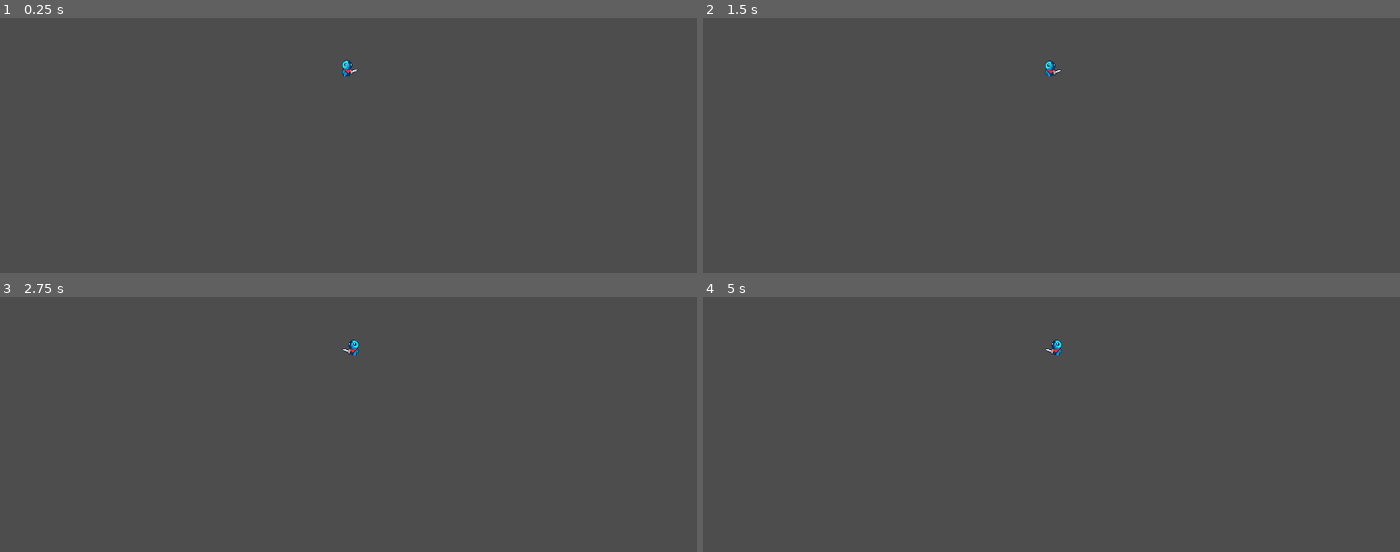
Above: before the commit, frames 1-4 (two rows, left to right).
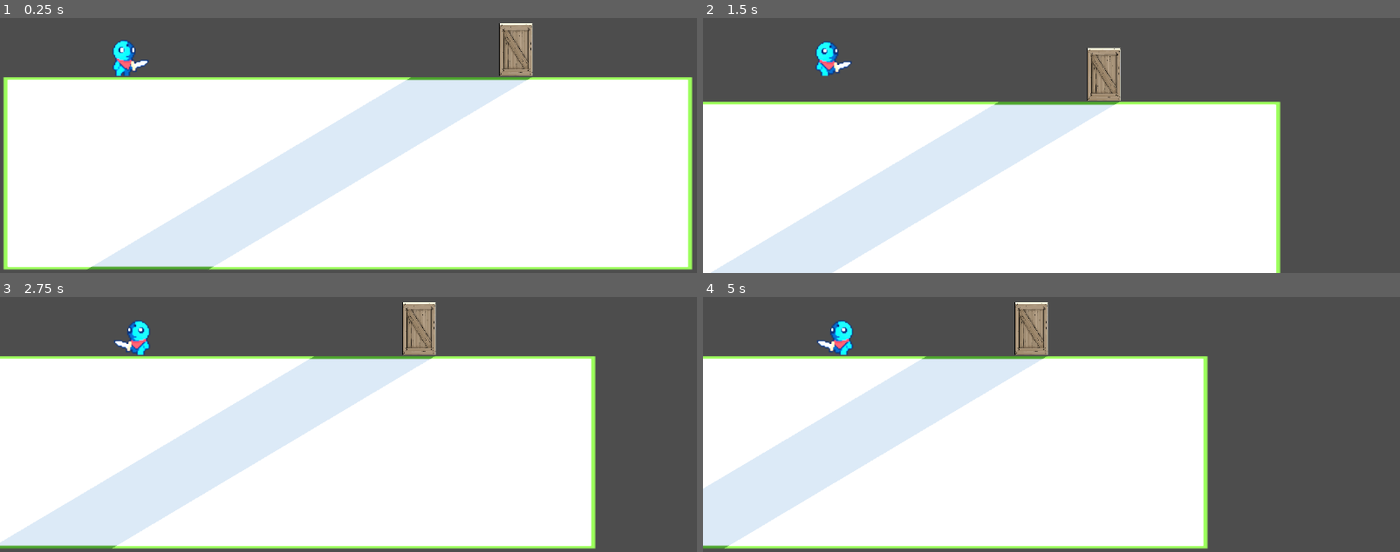
Above: after the commit, the same moments.

Repository: Emily-Random/Eclipsed
Game: Godot game, scene res://Main.tscn
The game is run twice, just before and just after one commit, with the same random seed, the same clock (stepped at 60 frames per second) and the same inputs.
Inputs:
- Up to frame 1 (0.25 s): no input
- Up to frame 2 (1.5 s): tap Enter (ui_accept) at 0.5, 0.6 s; hold Right (ui_right) from 0.53 s (still down); tap Space (Jump, bound only after the commit) at 0.77, 0.8, 1.07, 1.35 s
- Up to frame 3 (2.75 s): tap Space (Jump, bound only after the commit) at 1.52, 1.82, 2.3 s; tap Enter (ui_accept) at 1.55, 2.1 s; release Right (ui_right) at 2.03 s; hold Left (ui_left) from 2.03 s (still down)
- Up to frame 4 (5 s): release Left (ui_left) at 2.78 s; hold Right (ui_right) 2.78-4.28 s; tap Enter (ui_accept) at 2.85, 4.35 s; tap Space (Jump, bound only after the commit) at 3.02, 3.32, 3.6, 3.77, 4.07, 4.52, 4.82 s; hold Left (ui_left) from 4.28 s (still down)

The runs differ from the first frame. In frame 1, 76% of the frame differs, in the area x 0-100%, y 2-99%; in frame 2, 57%; in frame 3, 66%; in frame 4, 56%.

Commit message:
with basic shadow properties

Diff:
--- a/Main.tscn
+++ b/Main.tscn
@@ -1,10 +1,20 @@
-[gd_scene load_steps=21 format=3 uid="uid://cfranmff6d32s"]
+[gd_scene load_steps=74 format=3 uid="uid://cfranmff6d32s"]
 
 [ext_resource type="Script" path="res://player.gd" id="1_skho8"]
+[ext_resource type="Texture2D" uid="uid://bip7wonscssk4" path="res://assets/sprites/Player/3/Attack1.png" id="2_8ppd7"]
 [ext_resource type="Texture2D" uid="uid://pe7nyue8r3g" path="res://assets/sprites/Player/3/Idle.png" id="2_b4o70"]
+[ext_resource type="Texture2D" uid="uid://bspp5b52ulmib" path="res://assets/sprites/Player/3/Attack2.png" id="3_1i23s"]
 [ext_resource type="Texture2D" uid="uid://bkcvkxsfx5k5m" path="res://assets/sprites/Player/3/Walk.png" id="3_4oipf"]
+[ext_resource type="Texture2D" uid="uid://c1igee6286fnu" path="res://assets/sprites/object/box1.png" id="4_nwaxi"]
+[ext_resource type="Texture2D" uid="uid://dwa05peyho37e" path="res://assets/sprites/Player/3/Death.png" id="4_sq1ff"]
+[ext_resource type="Texture2D" uid="uid://cwvura0x1w42y" path="res://assets/sprites/Player/3/Hurt.png" id="5_d1eoo"]
+[ext_resource type="Texture2D" uid="uid://jxkit2nccp7h" path="res://assets/sprites/floor/floor_test_texture.png" id="5_i388n"]
+[ext_resource type="Texture2D" uid="uid://chqx4tx5s4o6o" path="res://assets/sprites/Player/3/Jump.png" id="7_kks01"]
+[ext_resource type="Texture2D" uid="uid://c3kiaufqh72yj" path="res://assets/sprites/Player/3/Run.png" id="8_5yuiv"]
+[ext_resource type="Texture2D" uid="uid://de0ukhk5xbvt6" path="res://assets/sprites/Player/3/Squat.png" id="9_grluw"]
 
 [sub_resource type="RectangleShape2D" id="RectangleShape2D_dyt3b"]
+size = Vector2(23.75, 35.5)
 
 [sub_resource type="Animation" id="Animation_2dfdn"]
 length = 0.001
@@ -19,6 +29,102 @@
 "walk": SubResource("Animation_lhkl7")
 }
 
+[sub_resource type="AtlasTexture" id="AtlasTexture_bc55e"]
+atlas = ExtResource("2_8ppd7")
+region = Rect2(0, 0, 42, 42)
+
+[sub_resource type="AtlasTexture" id="AtlasTexture_3nkqj"]
+atlas = ExtResource("2_8ppd7")
+region = Rect2(42, 0, 42, 42)
+
+[sub_resource type="AtlasTexture" id="AtlasTexture_dtx4s"]
+atlas = ExtResource("2_8ppd7")
+region = Rect2(84, 0, 42, 42)
+
+[sub_resource type="AtlasTexture" id="AtlasTexture_jriyv"]
+atlas = ExtResource("2_8ppd7")
+region = Rect2(126, 0, 42, 42)
+
+[sub_resource type="AtlasTexture" id="AtlasTexture_6nu8l"]
+atlas = ExtResource("2_8ppd7")
+region = Rect2(168, 0, 42, 42)
+
+[sub_resource type="AtlasTexture" id="AtlasTexture_1yl7s"]
+atlas = ExtResource("2_8ppd7")
+region = Rect2(210, 0, 42, 42)
+
+[sub_resource type="AtlasTexture" id="AtlasTexture_60uat"]
+atlas = ExtResource("3_1i23s")
+region = Rect2(0, 0, 42, 42)
+
+[sub_resource type="AtlasTexture" id="AtlasTexture_0vpo7"]
+atlas = ExtResource("3_1i23s")
+region = Rect2(42, 0, 42, 42)
+
+[sub_resource type="AtlasTexture" id="AtlasTexture_168q7"]
+atlas = ExtResource("3_1i23s")
+region = Rect2(84, 0, 42, 42)
+
+[sub_resource type="AtlasTexture" id="AtlasTexture_wlgso"]
+atlas = ExtResource("3_1i23s")
+region = Rect2(126, 0, 42, 42)
+
+[sub_resource type="AtlasTexture" id="AtlasTexture_s5un1"]
+atlas = ExtResource("3_1i23s")
+region = Rect2(168, 0, 42, 42)
+
+[sub_resource type="AtlasTexture" id="AtlasTexture_qumwq"]
+atlas = ExtResource("3_1i23s")
+region = Rect2(210, 0, 42, 42)
+
+[sub_resource type="AtlasTexture" id="AtlasTexture_10jdo"]
+atlas = ExtResource("4_sq1ff")
+region = Rect2(0, 0, 42, 42)
+
+[sub_resource type="AtlasTexture" id="AtlasTexture_5n7aw"]
+atlas = ExtResource("4_sq1ff")
+region = Rect2(42, 0, 42, 42)
+
+[sub_resource type="AtlasTexture" id="AtlasTexture_6s1rl"]
+atlas = ExtResource("4_sq1ff")
+region = Rect2(84, 0, 42, 42)
+
+[sub_resource type="AtlasTexture" id="AtlasTexture_evn8u"]
+atlas = ExtResource("4_sq1ff")
+region = Rect2(126, 0, 42, 42)
+
+[sub_resource type="AtlasTexture" id="AtlasTexture_4xkjq"]
+atlas = ExtResource("4_sq1ff")
+region = Rect2(168, 0, 42, 42)
+
+[sub_resource type="AtlasTexture" id="AtlasTexture_o4q0t"]
+atlas = ExtResource("4_sq1ff")
+region = Rect2(210, 0, 42, 42)
+
+[sub_resource type="AtlasTexture" id="AtlasTexture_j3je4"]
+atlas = ExtResource("4_sq1ff")
+region = Rect2(252, 0, 42, 42)
+
+[sub_resource type="AtlasTexture" id="AtlasTexture_nhrcy"]
+atlas = ExtResource("4_sq1ff")
+region = Rect2(294, 0, 42, 42)
+
+[sub_resource type="AtlasTexture" id="AtlasTexture_c1gx8"]
+atlas = ExtResource("5_d1eoo")
+region = Rect2(0, 0, 42, 42)
+
+[sub_resource type="AtlasTexture" id="AtlasTexture_t232o"]
+atlas = ExtResource("5_d1eoo")
+region = Rect2(42, 0, 42, 42)
+
+[sub_resource type="AtlasTexture" id="AtlasTexture_1dbln"]
+atlas = ExtResource("5_d1eoo")
+region = Rect2(84, 0, 42, 42)
+
+[sub_resource type="AtlasTexture" id="AtlasTexture_372k1"]
+atlas = ExtResource("5_d1eoo")
+region = Rect2(126, 0, 42, 42)
+
 [sub_resource type="AtlasTexture" id="AtlasTexture_1jym5"]
 atlas = ExtResource("2_b4o70")
 region = Rect2(0, 0, 42, 42)
@@ -33,6 +139,78 @@
 
 [sub_resource type="AtlasTexture" id="AtlasTexture_4intg"]
 atlas = ExtResource("2_b4o70")
+region = Rect2(126, 0, 42, 42)
+
+[sub_resource type="AtlasTexture" id="AtlasTexture_0pj72"]
+atlas = ExtResource("7_kks01")
+region = Rect2(0, 0, 42, 42)
+
+[sub_resource type="AtlasTexture" id="AtlasTexture_6e5q4"]
+atlas = ExtResource("7_kks01")
+region = Rect2(42, 0, 42, 42)
+
+[sub_resource type="AtlasTexture" id="AtlasTexture_m6600"]
+atlas = ExtResource("7_kks01")
+region = Rect2(84, 0, 42, 42)
+
+[sub_resource type="AtlasTexture" id="AtlasTexture_4i2x0"]
+atlas = ExtResource("7_kks01")
+region = Rect2(126, 0, 42, 42)
+
+[sub_resource type="AtlasTexture" id="AtlasTexture_gqn5d"]
+atlas = ExtResource("7_kks01")
+region = Rect2(168, 0, 42, 42)
+
+[sub_resource type="AtlasTexture" id="AtlasTexture_yl2ri"]
+atlas = ExtResource("7_kks01")
+region = Rect2(210, 0, 42, 42)
+
+[sub_resource type="AtlasTexture" id="AtlasTexture_he2fb"]
+atlas = ExtResource("7_kks01")
+region = Rect2(252, 0, 42, 42)
+
+[sub_resource type="AtlasTexture" id="AtlasTexture_un4oh"]
+atlas = ExtResource("7_kks01")
+region = Rect2(294, 0, 42, 42)
+
+[sub_resource type="AtlasTexture" id="AtlasTexture_lproo"]
+atlas = ExtResource("8_5yuiv")
+region = Rect2(0, 0, 42, 42)
+
+[sub_resource type="AtlasTexture" id="AtlasTexture_sjvw6"]
+atlas = ExtResource("8_5yuiv")
+region = Rect2(42, 0, 42, 42)
+
+[sub_resource type="AtlasTexture" id="AtlasTexture_dfr1i"]
+atlas = ExtResource("8_5yuiv")
+region = Rect2(84, 0, 42, 42)
+
+[sub_resource type="AtlasTexture" id="AtlasTexture_2pwvd"]
+atlas = ExtResource("8_5yuiv")
+region = Rect2(126, 0, 42, 42)
+
+[sub_resource type="AtlasTexture" id="AtlasTexture_0wnm4"]
+atlas = ExtResource("8_5yuiv")
+region = Rect2(168, 0, 42, 42)
+
+[sub_resource type="AtlasTexture" id="AtlasTexture_o18mv"]
+atlas = ExtResource("8_5yuiv")
+region = Rect2(210, 0, 42, 42)
+
+[sub_resource type="AtlasTexture" id="AtlasTexture_hssk8"]
+atlas = ExtResource("9_grluw")
+region = Rect2(0, 0, 42, 42)
+
+[sub_resource type="AtlasTexture" id="AtlasTexture_hh0hk"]
+atlas = ExtResource("9_grluw")
+region = Rect2(42, 0, 42, 42)
+
+[sub_resource type="AtlasTexture" id="AtlasTexture_vdlhg"]
+atlas = ExtResource("9_grluw")
+region = Rect2(84, 0, 42, 42)
+
+[sub_resource type="AtlasTexture" id="AtlasTexture_ri670"]
+atlas = ExtResource("9_grluw")
 region = Rect2(126, 0, 42, 42)
 
 [sub_resource type="AtlasTexture" id="AtlasTexture_n84ed"]
@@ -63,6 +241,98 @@
 animations = [{
 "frames": [{
 "duration": 1.0,
+"texture": SubResource("AtlasTexture_bc55e")
+}, {
+"duration": 1.0,
+"texture": SubResource("AtlasTexture_3nkqj")
+}, {
+"duration": 1.0,
+"texture": SubResource("AtlasTexture_dtx4s")
+}, {
+"duration": 1.0,
+"texture": SubResource("AtlasTexture_jriyv")
+}, {
+"duration": 1.0,
+"texture": SubResource("AtlasTexture_6nu8l")
+}, {
+"duration": 1.0,
+"texture": SubResource("AtlasTexture_1yl7s")
+}],
+"loop": true,
+"name": &"Attack1",
+"speed": 5.0
+}, {
+"frames": [{
+"duration": 1.0,
+"texture": SubResource("AtlasTexture_60uat")
+}, {
+"duration": 1.0,
+"texture": SubResource("AtlasTexture_0vpo7")
+}, {
+"duration": 1.0,
+"texture": SubResource("AtlasTexture_168q7")
+}, {
+"duration": 1.0,
+"texture": SubResource("AtlasTexture_wlgso")
+}, {
+"duration": 1.0,
+"texture": SubResource("AtlasTexture_s5un1")
+}, {
+"duration": 1.0,
+"texture": SubResource("AtlasTexture_qumwq")
+}],
+"loop": true,
+"name": &"Attack2",
+"speed": 5.0
+}, {
+"frames": [{
+"duration": 1.0,
+"texture": SubResource("AtlasTexture_10jdo")
+}, {
+"duration": 1.0,
+"texture": SubResource("AtlasTexture_5n7aw")
+}, {
+"duration": 1.0,
+"texture": SubResource("AtlasTexture_6s1rl")
+}, {
+"duration": 1.0,
+"texture": SubResource("AtlasTexture_evn8u")
+}, {
+"duration": 1.0,
+"texture": SubResource("AtlasTexture_4xkjq")
+}, {
+"duration": 1.0,
+"texture": SubResource("AtlasTexture_o4q0t")
+}, {
+"duration": 1.0,
+"texture": SubResource("AtlasTexture_j3je4")
+}, {
+"duration": 1.0,
+"texture": SubResource("AtlasTexture_nhrcy")
+}],
+"loop": true,
+"name": &"Death",
+"speed": 5.0
+}, {
+"frames": [{
+"duration": 1.0,
+"texture": SubResource("AtlasTexture_c1gx8")
+}, {
+"duration": 1.0,
+"texture": SubResource("AtlasTexture_t232o")
+}, {
+"duration": 1.0,
+"texture": SubResource("AtlasTexture_1dbln")
+}, {
+"duration": 1.0,
+"texture": SubResource("AtlasTexture_372k1")
+}],
+"loop": true,
+"name": &"Hurt",
+"speed": 5.0
+}, {
+"frames": [{
+"duration": 1.0,
 "texture": SubResource("AtlasTexture_1jym5")
 }, {
 "duration": 1.0,
@@ -75,7 +345,76 @@
 "texture": SubResource("AtlasTexture_4intg")
 }],
 "loop": true,
-"name": &"idle",
+"name": &"Idle",
+"speed": 5.0
+}, {
+"frames": [{
+"duration": 1.0,
+"texture": SubResource("AtlasTexture_0pj72")
+}, {
+"duration": 1.0,
+"texture": SubResource("AtlasTexture_6e5q4")
+}, {
+"duration": 1.0,
+"texture": SubResource("AtlasTexture_m6600")
+}, {
+"duration": 1.0,
+"texture": SubResource("AtlasTexture_4i2x0")
+}, {
+"duration": 1.0,
+"texture": SubResource("AtlasTexture_gqn5d")
+}, {
+"duration": 1.0,
+"texture": SubResource("AtlasTexture_yl2ri")
+}, {
+"duration": 1.0,
+"texture": SubResource("AtlasTexture_he2fb")
+}, {
+"duration": 1.0,
+"texture": SubResource("AtlasTexture_un4oh")
+}],
+"loop": true,
+"name": &"Jump",
+"speed": 5.0
+}, {
+"frames": [{
+"duration": 1.0,
+"texture": SubResource("AtlasTexture_lproo")
+}, {
+"duration": 1.0,
+"texture": SubResource("AtlasTexture_sjvw6")
+}, {
+"duration": 1.0,
+"texture": SubResource("AtlasTexture_dfr1i")
+}, {
+"duration": 1.0,
+"texture": SubResource("AtlasTexture_2pwvd")
+}, {
+"duration": 1.0,
+"texture": SubResource("AtlasTexture_0wnm4")
+}, {
+"duration": 1.0,
+"texture": SubResource("AtlasTexture_o18mv")
+}],
+"loop": true,
+"name": &"Run",
+"speed": 5.0
+}, {
+"frames": [{
+"duration": 1.0,
+"texture": SubResource("AtlasTexture_hssk8")
+}, {
+"duration": 1.0,
+"texture": SubResource("AtlasTexture_hh0hk")
+}, {
+"duration": 1.0,
+"texture": SubResource("AtlasTexture_vdlhg")
+}, {
+"duration": 1.0,
+"texture": SubResource("AtlasTexture_ri670")
+}],
+"loop": true,
+"name": &"Squat",
 "speed": 5.0
 }, {
 "frames": [{
@@ -98,21 +437,28 @@
 "texture": SubResource("AtlasTexture_g65sh")
 }],
 "loop": true,
-"name": &"walk",
-"speed": 5.0
-}, {
-"frames": [],
-"loop": true,
-"name": &"walk_left",
+"name": &"Walk",
 "speed": 5.0
 }]
 
+[sub_resource type="RectangleShape2D" id="RectangleShape2D_qjmn3"]
+size = Vector2(36, 77.375)
+
+[sub_resource type="OccluderPolygon2D" id="OccluderPolygon2D_mtunv"]
+polygon = PackedVector2Array(-222, -88, -220, -3, -166, -2, -166, -88)
+
 [sub_resource type="PhysicsMaterial" id="PhysicsMaterial_dow2w"]
 
 [sub_resource type="RectangleShape2D" id="RectangleShape2D_p8mhc"]
-size = Vector2(1147, 38)
+size = Vector2(1147, 323)
 
 [node name="Node2D" type="Node2D"]
+
+[node name="DirectionalLight2D" type="DirectionalLight2D" parent="."]
+position = Vector2(-533, -281)
+rotation = 1.03323
+shadow_enabled = true
+max_distance = 200.0
 
 [node name="Player" type="CharacterBody2D" parent="."]
 script = ExtResource("1_skho8")
@@ -120,7 +466,7 @@
 [node name="Camera2D" type="Camera2D" parent="Player"]
 
 [node name="CollisionShape2D" type="CollisionShape2D" parent="Player"]
-position = Vector2(-1, -10)
+position = Vector2(-371, -20)
 shape = SubResource("RectangleShape2D_dyt3b")
 
 [node name="AnimationPlayer" type="AnimationPlayer" parent="Player"]
@@ -129,13 +475,36 @@
 }
 
 [node name="AnimatedSprite2D" type="AnimatedSprite2D" parent="Player"]
-position = Vector2(3, -23)
+position = Vector2(-359, -49)
+scale = Vector2(2.19048, 2.19048)
 sprite_frames = SubResource("SpriteFrames_actmg")
-animation = &"idle"
+animation = &"Attack1"
+
+[node name="RigidBody2D" type="RigidBody2D" parent="."]
+
+[node name="Sprite2D" type="Sprite2D" parent="RigidBody2D"]
+position = Vector2(277, -45)
+scale = Vector2(0.107422, 0.170898)
+texture = ExtResource("4_nwaxi")
+
+[node name="CollisionShape2D" type="CollisionShape2D" parent="RigidBody2D"]
+position = Vector2(277, -39)
+shape = SubResource("RectangleShape2D_qjmn3")
+
+[node name="LightOccluder2D" type="LightOccluder2D" parent="RigidBody2D"]
+z_index = 1
+position = Vector2(469, 3)
+occluder = SubResource("OccluderPolygon2D_mtunv")
 
 [node name="StaticBody2D" type="StaticBody2D" parent="."]
 physics_material_override = SubResource("PhysicsMaterial_dow2w")
 
 [node name="CollisionShape2D" type="CollisionShape2D" parent="StaticBody2D"]
-position = Vector2(-0.5, 18)
+position = Vector2(-1, 161.5)
 shape = SubResource("RectangleShape2D_p8mhc")
+debug_color = Color(0, 0.647674, 0.204351, 0.42)
+
+[node name="Sprite2D" type="Sprite2D" parent="StaticBody2D"]
+position = Vector2(-0.750072, 163.25)
+scale = Vector2(1.44228, 0.893646)
+texture = ExtResource("5_i388n")
--- a/player.gd
+++ b/player.gd
@@ -1,34 +1,34 @@
 extends CharacterBody2D
 
+const SPEED = 200.0
+const JUMP_VELOCITY = -400.0
 
-const SPEED = 300.0
-const JUMP_VELOCITY = -400.0
-@onready var anim_player = $AnimatedSprite2D # 引用 Sprite 节点
+@onready var anim_player = $AnimatedSprite2D # Reference to the AnimatedSprite2D node
 
 func _physics_process(delta: float) -> void:
-	print("Velocity: ", velocity)
-	# Add the gravity.
+	# Handle gravity and vertical movement
 	if not is_on_floor():
-		velocity.y += 980 * delta
-		print("Falling! Velocity.y:", velocity.y)
+		velocity += get_gravity() * delta  # Add gravity when not on the floor
+	else:
+		velocity.y = 0  # Reset vertical velocity when on the floor
 
-	# Handle jump.
-	if Input.is_action_just_pressed("ui_accept") and is_on_floor():
+	# Handle jump
+	if Input.is_action_just_pressed("Jump") and is_on_floor():
 		velocity.y = JUMP_VELOCITY
 
-	# Get the input direction and handle the movement/deceleration.
-	# As good practice, you should replace UI actions with custom gameplay actions.
-	var direction := Input.get_axis("ui_left", "ui_right")
+	# Get horizontal input
+	var direction := Input.get_axis("Left", "Right")
+
 	if direction != 0:
 		velocity.x = direction * SPEED
 		if direction > 0:
 			anim_player.flip_h = false
 		elif direction < 0:
 			anim_player.flip_h = true
-		if is_on_floor:
-			anim_player.play("walk")
+		if is_on_floor():
+			anim_player.play("Walk")
 	else:
-		velocity.x = move_toward(velocity.x, 0, SPEED)
-		anim_player.play("idle")
-	print("Moving! Velocity:", velocity)
+		velocity.x = move_toward(velocity.x, 0, SPEED * delta)  # Smooth deceleration
+		anim_player.play("Idle")
+	# Move with slide, handling collisions automatically
 	move_and_slide()
--- a/project.godot
+++ b/project.godot
@@ -14,3 +14,28 @@
 run/main_scene="res://Main.tscn"
 config/features=PackedStringArray("4.3", "Forward Plus")
 config/icon="res://icon.svg"
+
+[input]
+
+Left={
+"deadzone": 0.5,
+"events": [Object(InputEventKey,"resource_local_to_scene":false,"resource_name":"","device":0,"window_id":0,"alt_pressed":false,"shift_pressed":false,"ctrl_pressed":false,"meta_pressed":false,"pressed":false,"keycode":0,"physical_keycode":4194319,"key_label":0,"unicode":0,"location":0,"echo":false,"script":null)
+, Object(InputEventKey,"resource_local_to_scene":false,"resource_name":"","device":0,"window_id":0,"alt_pressed":false,"shift_pressed":false,"ctrl_pressed":false,"meta_pressed":false,"pressed":false,"keycode":0,"physical_keycode":65,"key_label":0,"unicode":0,"location":0,"echo":false,"script":null)
+]
+}
+Right={
+"deadzone": 0.5,
+"events": [Object(InputEventKey,"resource_local_to_scene":false,"resource_name":"","device":0,"window_id":0,"alt_pressed":false,"shift_pressed":false,"ctrl_pressed":false,"meta_pressed":false,"pressed":false,"keycode":0,"physical_keycode":68,"key_label":0,"unicode":0,"location":0,"echo":false,"script":null)
+, Object(InputEventKey,"resource_local_to_scene":false,"resource_name":"","device":0,"window_id":0,"alt_pressed":false,"shift_pressed":false,"ctrl_pressed":false,"meta_pressed":false,"pressed":false,"keycode":0,"physical_keycode":4194321,"key_label":0,"unicode":0,"location":0,"echo":false,"script":null)
+]
+}
+Jump={
+"deadzone": 0.5,
+"events": [Object(InputEventKey,"resource_local_to_scene":false,"resource_name":"","device":0,"window_id":0,"alt_pressed":false,"shift_pressed":false,"ctrl_pressed":false,"meta_pressed":false,"pressed":false,"keycode":0,"physical_keycode":32,"key_label":0,"unicode":0,"location":0,"echo":false,"script":null)
+]
+}
+Attack={
+"deadzone": 0.5,
+"events": [Object(InputEventMouseButton,"resource_local_to_scene":false,"resource_name":"","device":-1,"window_id":0,"alt_pressed":false,"shift_pressed":false,"ctrl_pressed":false,"meta_pressed":false,"button_mask":0,"position":Vector2(0, 0),"global_position":Vector2(0, 0),"factor":1.0,"button_index":1,"canceled":false,"pressed":false,"double_click":false,"script":null)
+]
+}
Binary file added: assets/sprites/floor/floor_test_texture.png
Not shown, added: assets/sprites/floor/floor_test_texture.png.import
Binary file added: assets/sprites/object/box1.png
Not shown, added: assets/sprites/object/box1.png.import
Not shown, changed: .DS_Store
Not shown, added: assets/.DS_Store
Not shown, added: assets/sprites/.DS_Store
Not shown, changed: assets/sprites/Player/.DS_Store
